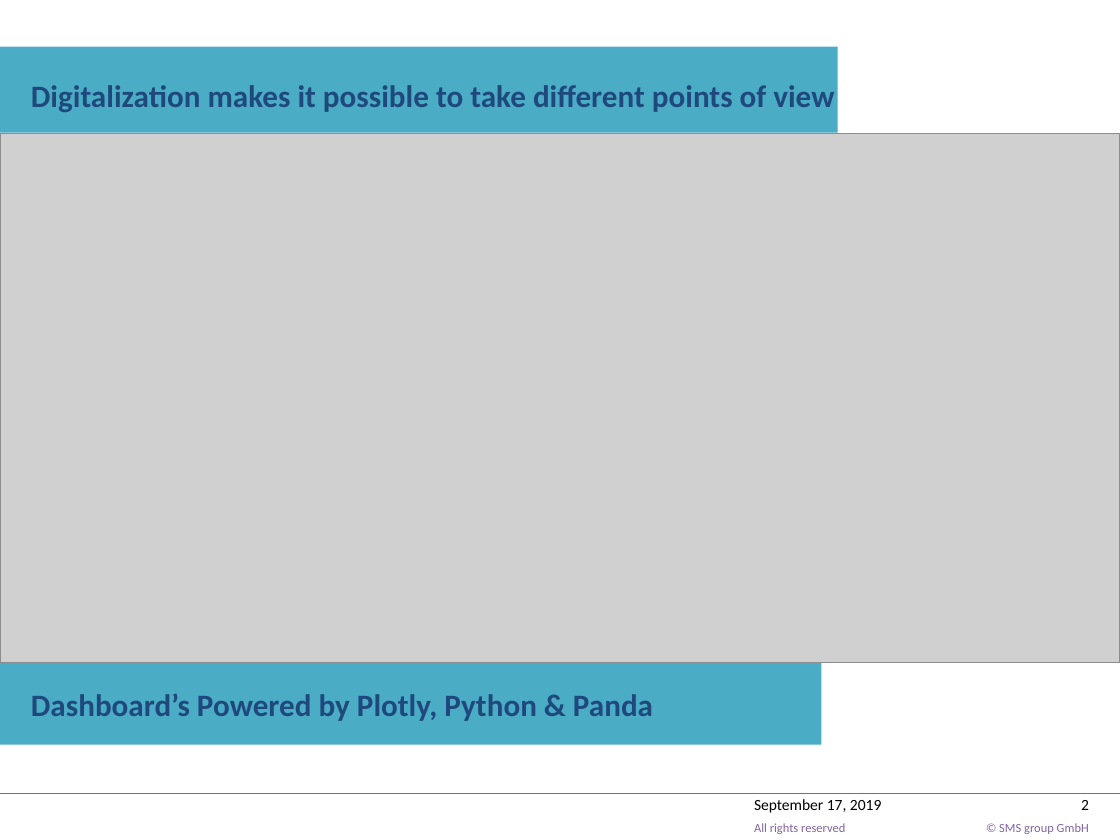
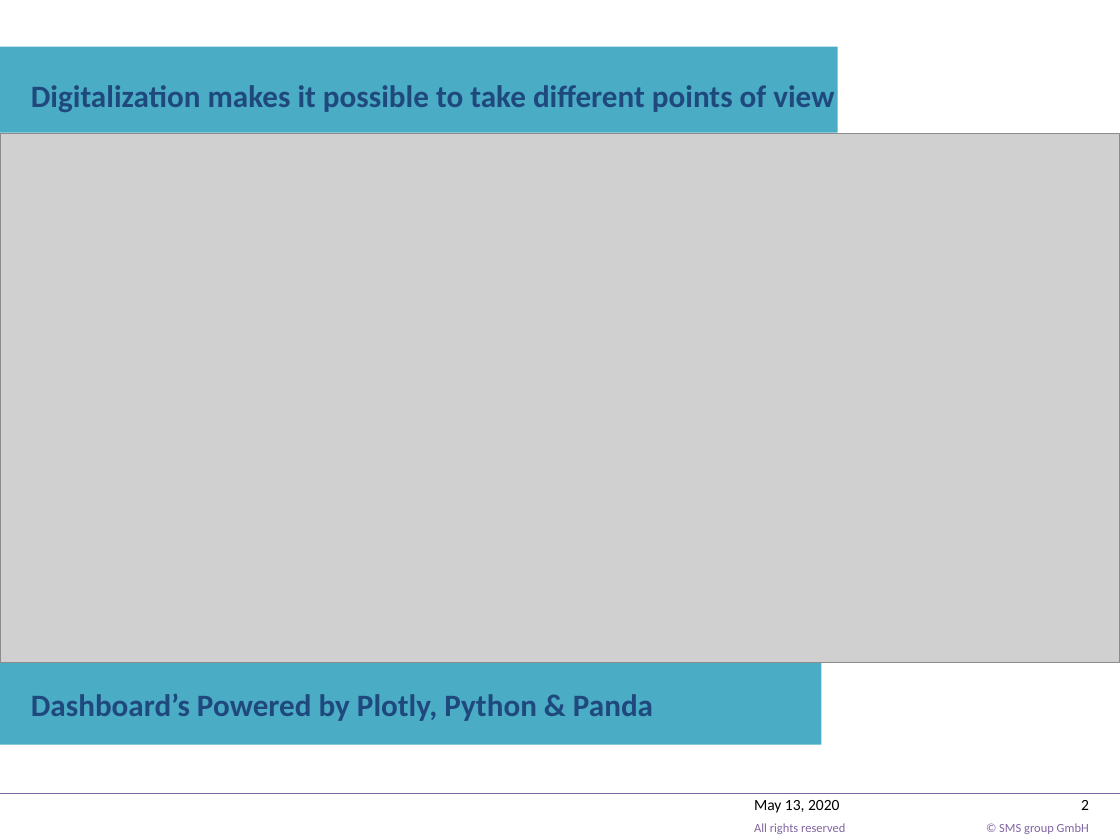
Before and after one commit to mrmanishprasadroy/Dash_Monitoring_Tool, a slide deck: slide 2 of PlotlyDashboard.pptx. Drawn at 1120x840 pixels with LibreOffice and Linux fonts; fonts in the diff are those of the drawing; grey boxes stand for pictures; background and template pictures are left out. Boxes give left, top, right and bottom in pixels: in the first picture for what was removed or moved away, otherwise in the second. Text is boxed around its words. In the diff, an @@ line names an element or a change of style, - is before the commit and + after.

```diff
--- a/PlotlyDashboard.pptx
+++ b/PlotlyDashboard.pptx
@@ text at [754, 800, 839, 813]: text changed @@
-September 17, 2019
+May 13, 2020
```
Also in this commit, not shown: 3 slides removed, 2 other files.
